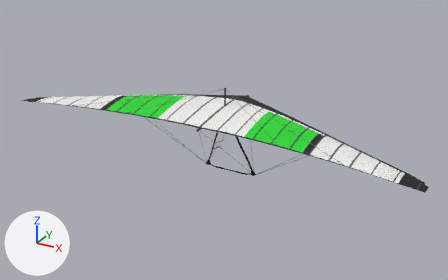
The Blender file assets/source/glider_icaro_mastr.blend: old version first, new version second.
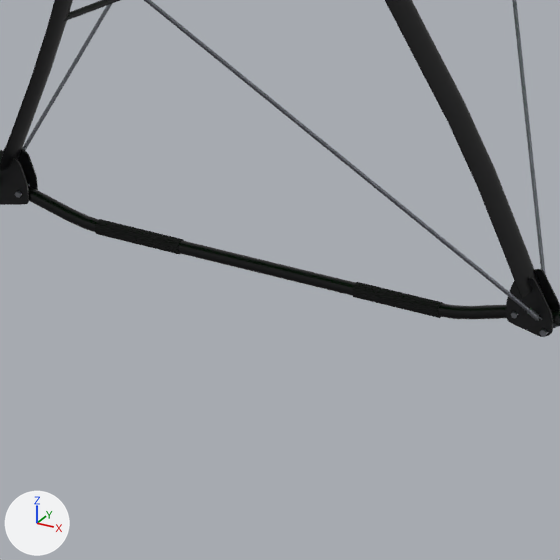
Each version appears first whole from a 50 mm lens placed at (6.86, -12.52, 5.57), pointed at (0.08, -0.21, -0.59), and next in a close-up on the part from 46% to 57% of the width and 53% to 70% of the height. The lights are fixed; the arrows at lower left show +X, +Y and +Z. The last two pictures show the newer version.

Script lines for the objects in view, before the commit:
```python
me_controlframe = bpy.data.meshes.new('ControlFrame')
me_controlframe.from_pydata(...)  # 4034 vertices, 1990 faces; spans x -3.12..3.12, y -1.28..1.14, z -1.67..0.09
# faces by material slot: [214, 748, 142, 128, 658, 36, 64]
me_controlframe.materials.append(mat_fitting)  # black #19191c
me_controlframe.materials.append(mat_steel)  # grey #9ea1a8
me_controlframe.materials.append(mat_webbing)  # dark blue #1f294c
me_controlframe.materials.append(mat_webbingbackup)  # red #9e1912
me_controlframe.materials.append(mat_tube_icaro_mastr)  # black #0f0f12
me_controlframe.materials.append(mat_grip)  # black #121213
me_controlframe.materials.append(mat_wire)  # grey #8c8f99
ob_controlframe = bpy.data.objects.new('ControlFrame', me_controlframe)
ob_controlframe.location = (0.0, 0.0, 0.0)
```
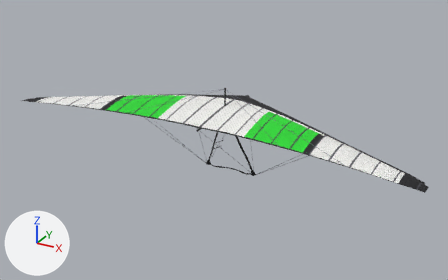
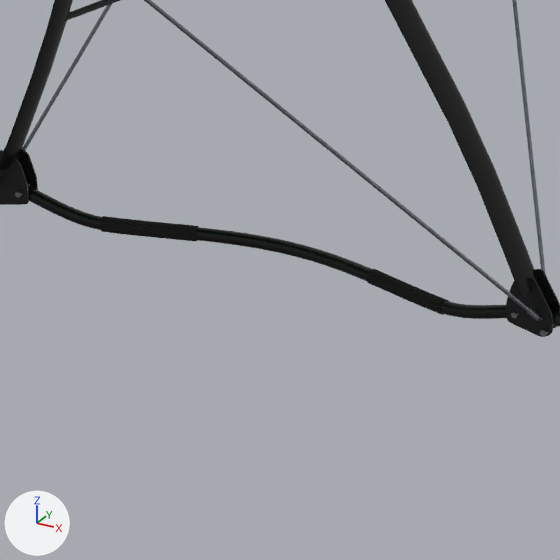
Where the change shows, as pixel boxes [x1, y1, x2, y2] in the close-ups (560 x 560 px):
part 1 of me_controlframe, reshaped: [28, 186, 507, 319] in both

What the commit changed:
me_controlframe is used by ob_controlframe; location (0.0, 0.0, 0.0).
me_controlframe had 4034 vertices, 1990 faces and spanned x -3.12..3.12, y -1.28..1.14, z -1.67..0.09.
me_controlframe now has 4642 vertices, 2598 faces and spans x -3.12..3.12, y -1.28..1.14, z -1.67..0.09.
me_controlframe part 1: 10 vertices moved within x -0.46..0.46, y 0.28..0.3, z -1.67..-1.64; 230 vertices removed from x -0.64..0.64, y 0.26..0.3, z -1.67..-1.59; 838 vertices added at x -0.65..0.65, y 0.27..0.41, z -1.67..-1.59.
Other edits to the shape of me_controlframe do not show in these pictures.
